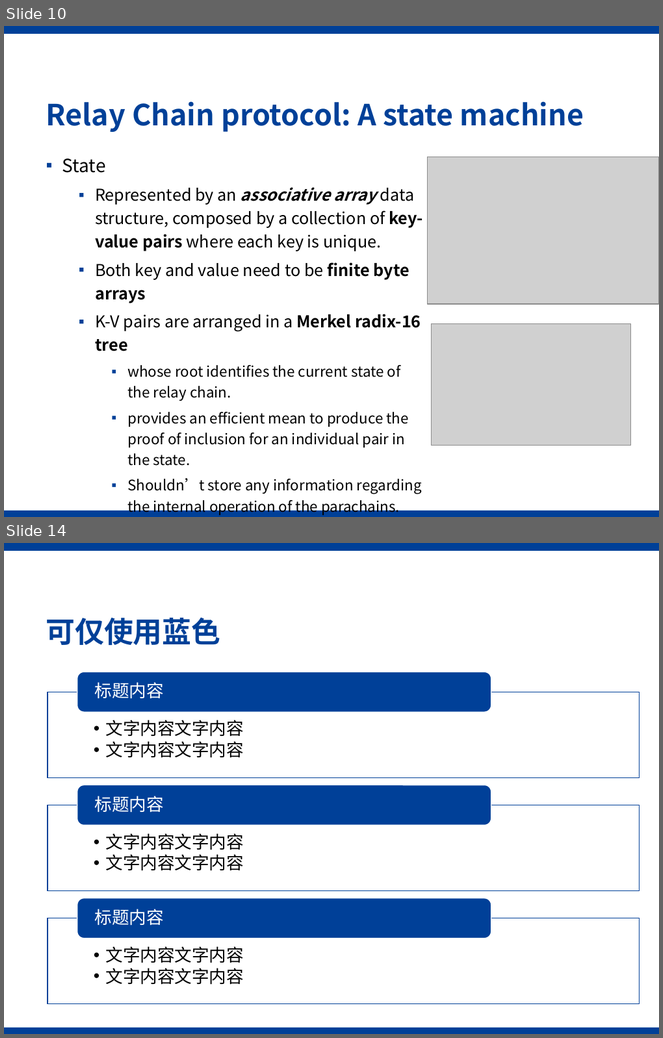
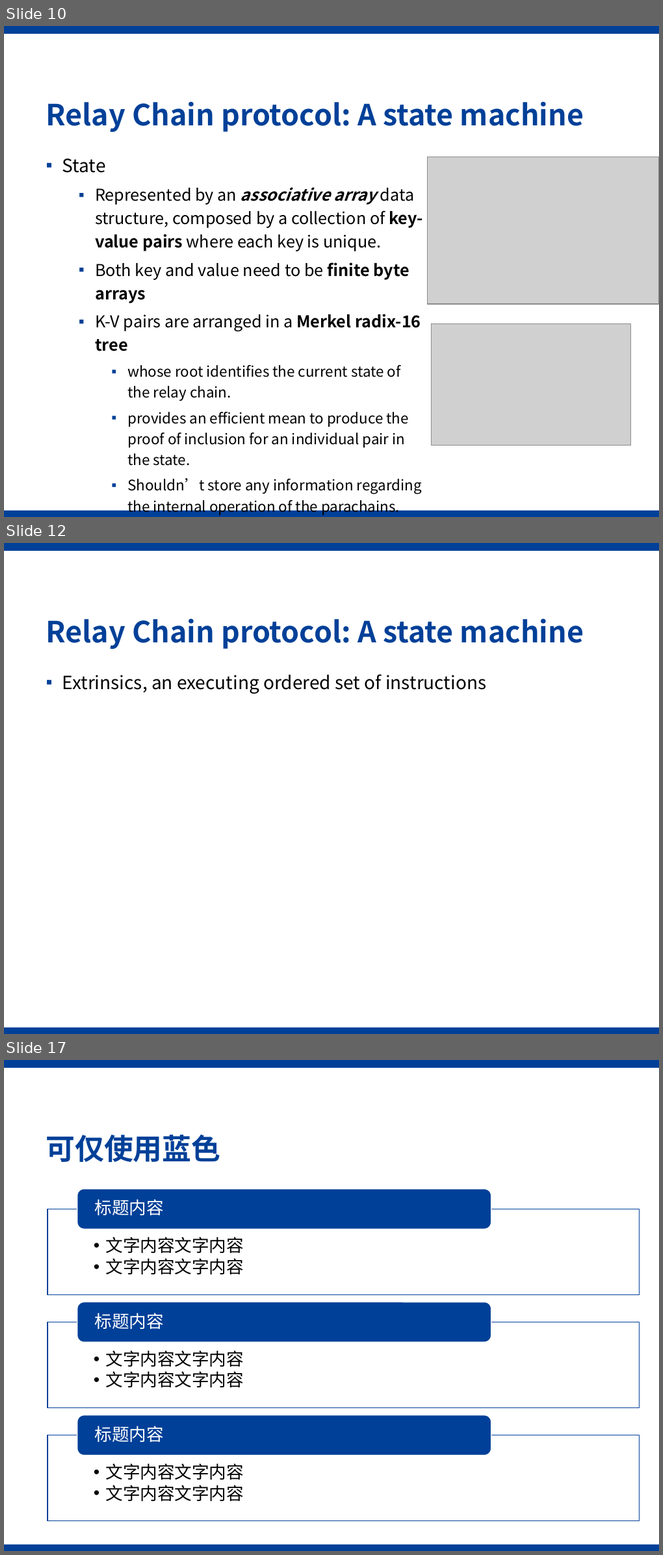
Before and after one commit to Voidkai/Polkadot, a slide deck: Polkadot-PPT.pptx. Shown one above the other, each under a label of ours: slides 10 and 14 before the commit, slides 10, 12 and 17 after it; the slides between them are not shown. The pictures are 663x1038 and 663x1555 pixels, drawn with LibreOffice and Linux fonts; fonts in the diff are those of the drawing; grey boxes stand for pictures; background and template pictures are left out. Boxes give left, top, right and bottom in pixels: in the first picture for what was removed or moved away, otherwise in the second. Text is boxed around its words. In the diff, an @@ line names an element or a change of style, - is before the commit and + after.

```diff
--- a/Polkadot-PPT.pptx
+++ b/Polkadot-PPT.pptx
@@ slide 12 added at (4, 543, 659, 1034), background #FFFFFF; not listed: 2 template elements that a slide beside it also shows @@
@@ title added at (46, 618, 584, 649), 32 pt, text #004098, bold @@
+Relay Chain protocol: A state machine
@@ text added at (62, 674, 486, 694), 20 pt, text #000000 @@
+▪ Extrinsics, an executing ordered set of instructions
@@ what was slide 14 is now slide 17 @@
```
Also in this commit, not shown: 7 slides changed, 2 other slides added.
